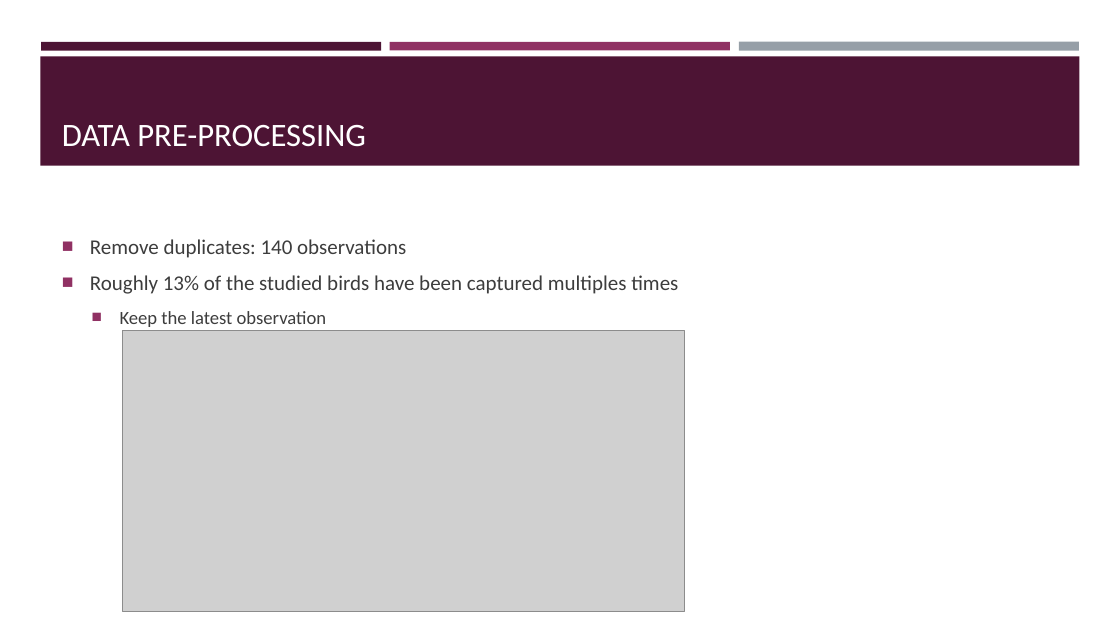
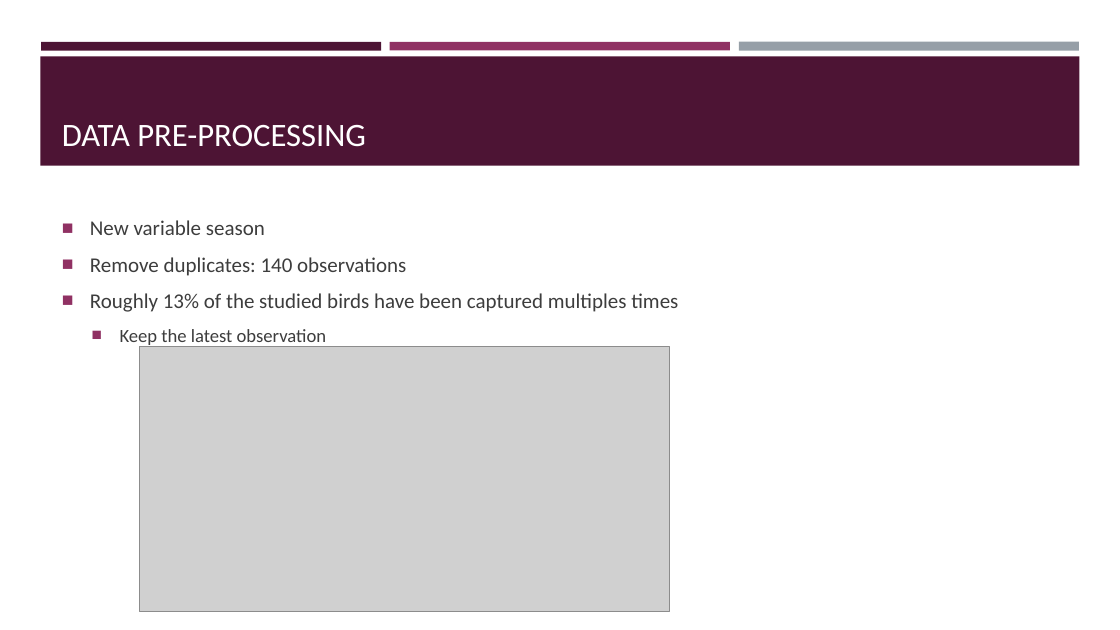
Before and after one commit to AlderCoder/Snow-finches, a slide deck: slide 5 of Final_Presentation_update.pptx. Drawn at 1120x630 pixels with LibreOffice and Linux fonts; fonts in the diff are those of the drawing; grey boxes stand for pictures. Boxes give left, top, right and bottom in pixels: in the first picture for what was removed or moved away, otherwise in the second. Text is boxed around its words. In the diff, an @@ line names an element or a change of style, - is before the commit and + after.

```diff
--- a/Final_Presentation_update.pptx
+++ b/Final_Presentation_update.pptx
@@ text at (x1=90, y1=220, x2=265, y2=235): paragraph added @@
+■ New variable season
@@ picture resized from (x1=123, y1=330, x2=685, y2=611) to (x1=139, y1=347, x2=669, y2=612) @@
```
Also in this commit, not shown: 7 other slides changed, 4 other files.
